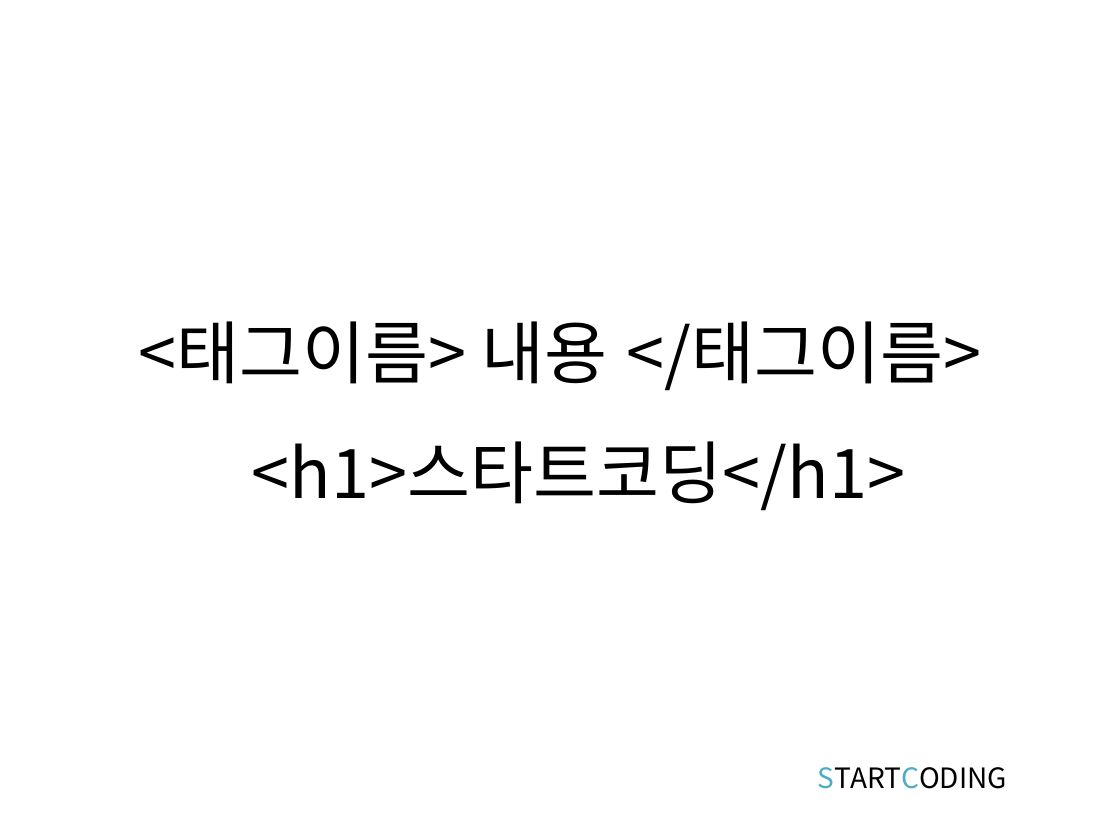
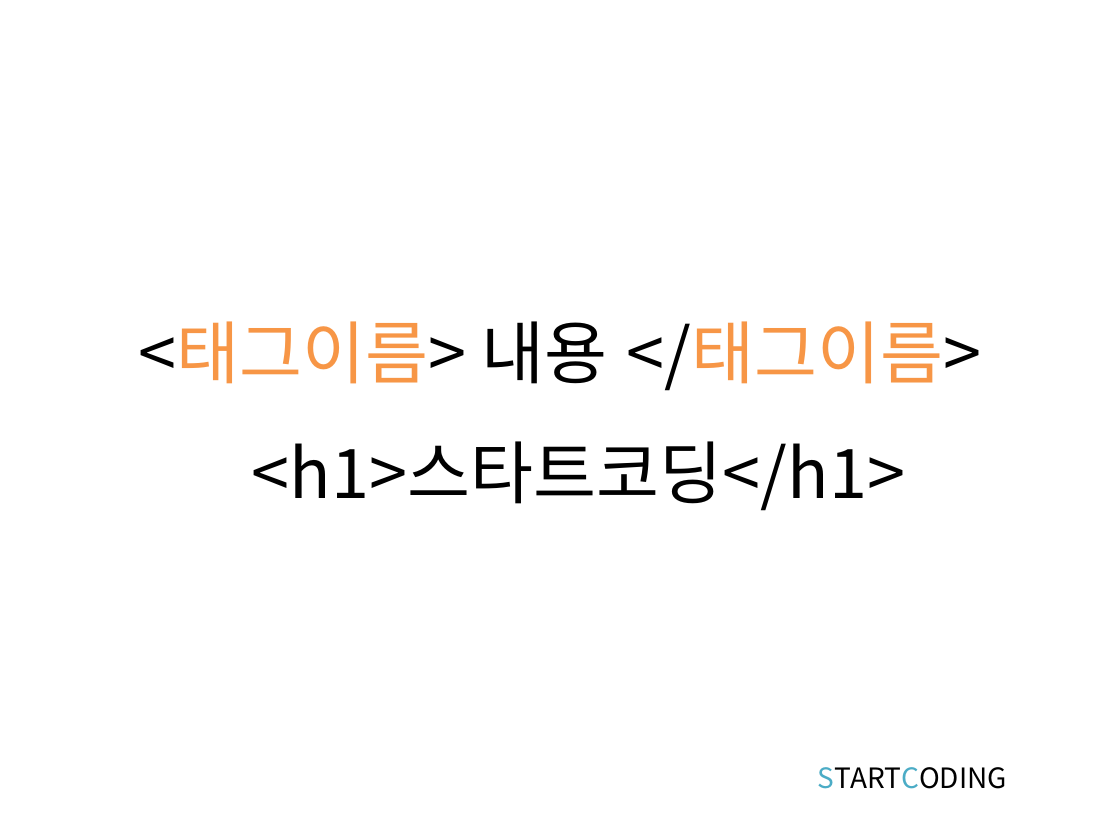
Before and after one commit to kwonkijun/web, a slide deck: slide 4 of 프론트엔드기초(PPT)/HTML5 1강_태그구조.pptx. Drawn at 1120x840 pixels with LibreOffice and Linux fonts; fonts in the diff are those of the drawing. Boxes give left, top, right and bottom in pixels: in the first picture for what was removed or moved away, otherwise in the second. Text is boxed around its words. In the diff, an @@ line names an element or a change of style, - is before the commit and + after.

```diff
--- a/프론트엔드기초(PPT)/HTML5 1강_태그구조.pptx
+++ b/프론트엔드기초(PPT)/HTML5 1강_태그구조.pptx
@@ title "<태그이름> 내용 </태그이름>" at bbox=[138, 321, 982, 391]: text colour #000000 to #F79646 in "<태그이름> </태그이름>" @@
```
Also in this commit, not shown: 27 other files.
